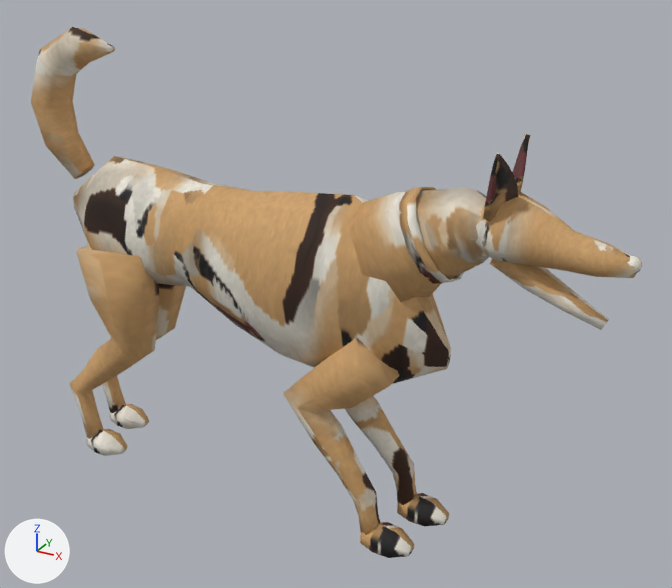
The glTF model assets_src/canids/dog_bark_lod1.glb: old version first, new version second.
Both versions are drawn from a camera (50 mm lens) standing at (0.738, -1.056, 0.899) and looking at (0.142, 0.028, 0.357). The axes (+X, +Y, +Z) are drawn at lower left. The lights are the same throughout. The older version comes first. Where no turn or scale is listed for an object, it has been applied to the vertices. Vertices at exactly the same position are counted once.

In view in the first picture: 'dog_bark_lod1_mesh'.
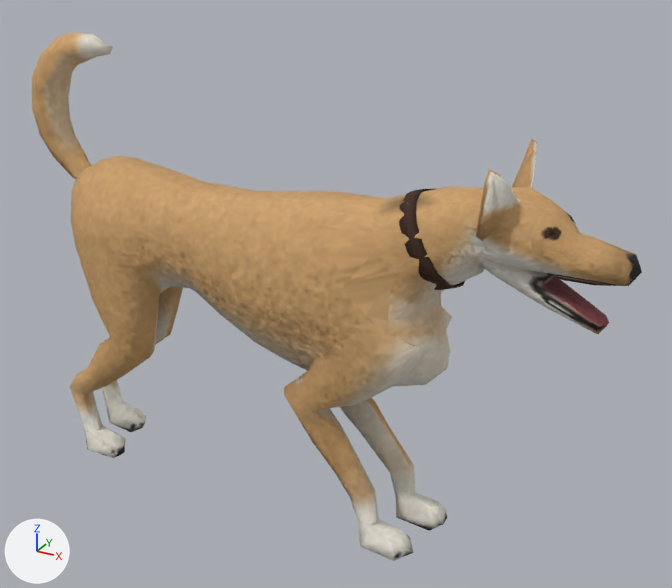
The change, as JSON lines over the scene's bpy script:
```json
{"block": "me_dog_bark_lod1_mesh", "where": "# used by ob_dog_bark_lod1_mesh; location = (0.0, 0.0, 0.0)"}
{"op": "remove", "block": "me_dog_bark_lod1_mesh", "code": "me_dog_bark_lod1_mesh.from_pydata(...)  # 742 vertices, 1420 faces; spans x -0.381..0.564, y -0.083..0.083, z 0.0..0.708"}
{"op": "add", "block": "me_dog_bark_lod1_mesh", "code": "me_dog_bark_lod1_mesh.from_pydata(...)  # 712 vertices, 1420 faces; spans x -0.377..0.565, y -0.087..0.086, z 0.0..0.7"}
{"block": "me_dog_bark_lod1_mesh", "change": "me_dog_bark_lod1_mesh part 1: the loose piece of 110 vertices spanning x -0.322..0.332, y -0.081..0.081, z 0.24..0.521 is rebuilt with 652 vertices and now spans x -0.377..0.565, y -0.087..0.086, z 0.0..0.7"}
{"block": "me_dog_bark_lod1_mesh", "change": "me_dog_bark_lod1_mesh part 2: the loose piece of 60 vertices spanning x 0.26..0.342, y -0.055..0.055, z 0.422..0.547 is rebuilt with 60 vertices and now spans x 0.262..0.346, y -0.058..0.058, z 0.413..0.544"}
{"block": "me_dog_bark_lod1_mesh", "change": "me_dog_bark_lod1_mesh part 3: 15 loose pieces with 572 vertices, spanning x -0.381..0.564, y -0.083..0.083, z 0.0..0.708, are deleted"}
```

Where the change shows, as pixel boxes (x1, y1, x2, y2) in the pictures (672 x 588 px):
```json
{"object": "dog_bark_lod1_mesh", "change": "reshaped", "before": [31, 27, 642, 558], "after": [32, 33, 642, 561]}
{"part": 1, "of": "me_dog_bark_lod1_mesh", "change": "rebuilt", "before": [73, 156, 451, 384], "after": [32, 33, 642, 561], "on screen": "61% wider, 131% taller"}
{"part": 2, "of": "me_dog_bark_lod1_mesh", "change": "rebuilt", "before": [399, 187, 463, 284], "after": [399, 189, 465, 290]}
{"part": 3, "of": "me_dog_bark_lod1_mesh", "change": "deleted", "before": [31, 27, 642, 558], "on screen": "brown"}
```
